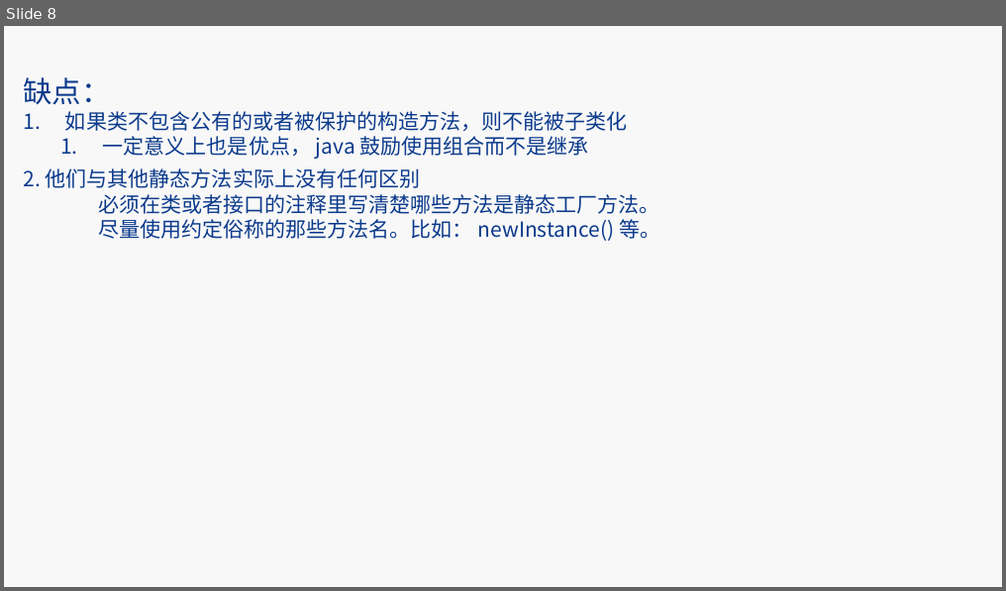
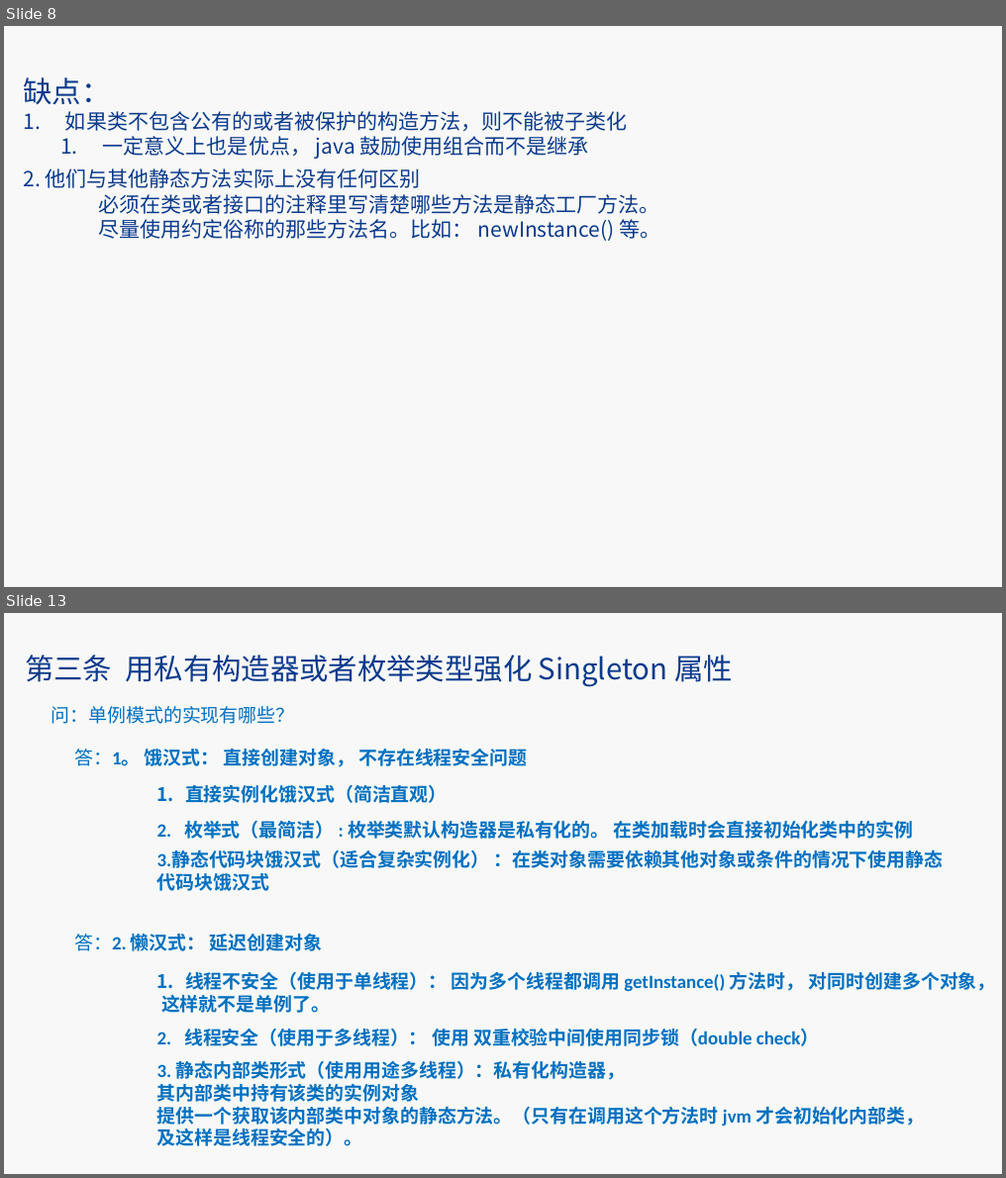
Before and after one commit to kinghaoyu/effectivejava, a slide deck: src/main/resources/ppt/后端技术分享之日常开发中的常用技巧.pptx. Shown one above the other, each under a label of ours: slide 8 before the commit, slides 8 and 13 after it; the slides between them are not shown. The pictures are 1006x591 and 1006x1178 pixels, drawn with LibreOffice and Linux fonts; fonts in the diff are those of the drawing; background and template pictures are left out. Boxes give left, top, right and bottom in pixels: in the first picture for what was removed or moved away, otherwise in the second. Text is boxed around its words. In the diff, an @@ line names an element or a change of style, - is before the commit and + after.

Commit message:
新增构建者模式和 单例模式内容

```diff
--- a/src/main/resources/ppt/后端技术分享之日常开发中的常用技巧.pptx
+++ b/src/main/resources/ppt/后端技术分享之日常开发中的常用技巧.pptx
@@ slide 13 added at bbox=[4, 613, 1002, 1174], background #F8F8F8 @@
@@ text added at bbox=[25, 655, 733, 687], 28 pt, text #0B3A8C @@
+第三条 用私有构造器或者枚举类型强化 Singleton 属性
@@ text added at bbox=[52, 706, 295, 724], 18 pt, text #0070C0 @@
+问：单例模式的实现有哪些？
@@ text added at bbox=[74, 749, 527, 767], 18 pt, text #0070C0, bold @@
+答：1。 饿汉式： 直接创建对象， 不存在线程安全问题
@@ text added at bbox=[185, 785, 448, 803], 18 pt, text #0070C0, bold @@
+1. 直接实例化饿汉式（简洁直观）
@@ text added at bbox=[157, 821, 913, 839], 18 pt, text #0070C0, bold @@
+2. 枚举式（最简洁） : 枚举类默认构造器是私有化的。 在类加载时会直接初始化类中的实例
@@ text added at bbox=[157, 850, 944, 891], 18 pt, text #0070C0, bold @@
+3.静态代码块饿汉式（适合复杂实例化） ：在类对象需要依赖其他对象或条件的情况下使用静态
+代码块饿汉式
@@ text added at bbox=[74, 934, 322, 952], 18 pt, text #0070C0, bold @@
+答：2. 懒汉式： 延迟创建对象
@@ text added at bbox=[161, 972, 996, 1013], 18 pt, text #0070C0, bold @@
+1. 线程不安全（使用于单线程）： 因为多个线程都调用 getInstance() 方法时， 对同时创建多个对象，
+这样就不是单例了。
@@ text added at bbox=[157, 1029, 820, 1047], 18 pt, text #0070C0, bold @@
+2. 线程安全（使用于多线程）： 使用 双重校验中间使用同步锁（double check）
@@ text added at bbox=[157, 1060, 924, 1147], 18 pt, text #0070C0, bold @@
+3. 静态内部类形式（使用用途多线程）：私有化构造器，
+其内部类中持有该类的实例对象
+提供一个获取该内部类中对象的静态方法。（只有在调用这个方法时 jvm 才会初始化内部类，
+及这样是线程安全的）。
```
Also in this commit, not shown: 3 slides changed, 7 other slides added, 3 slides removed, 4 other files.
